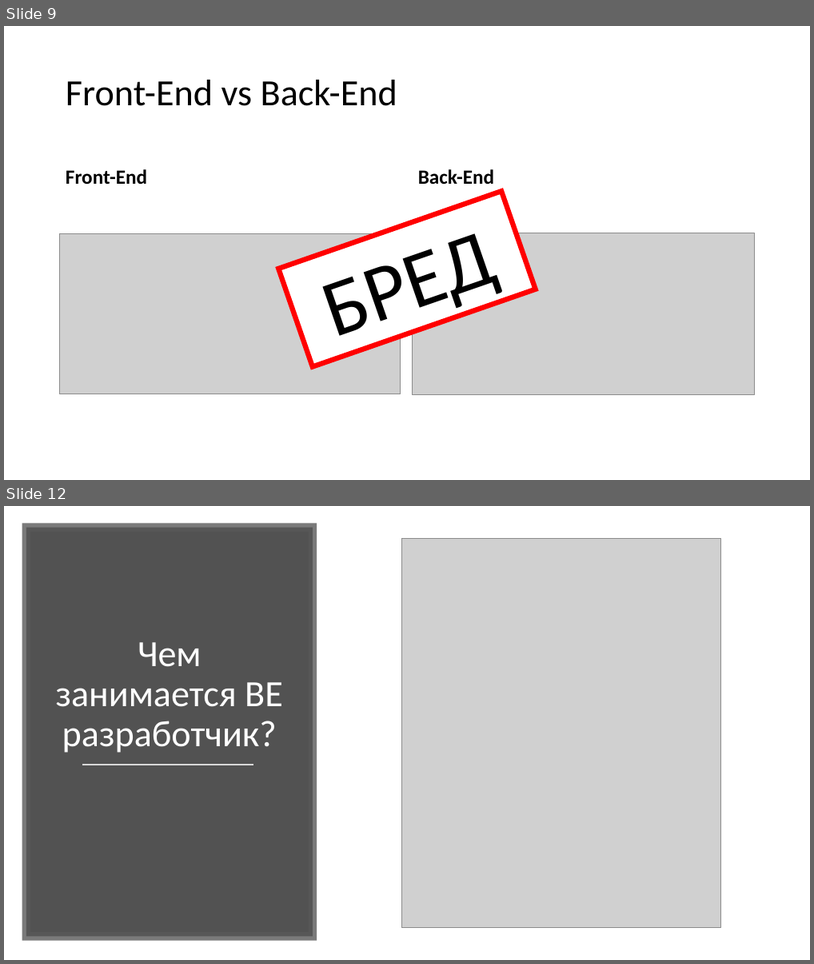
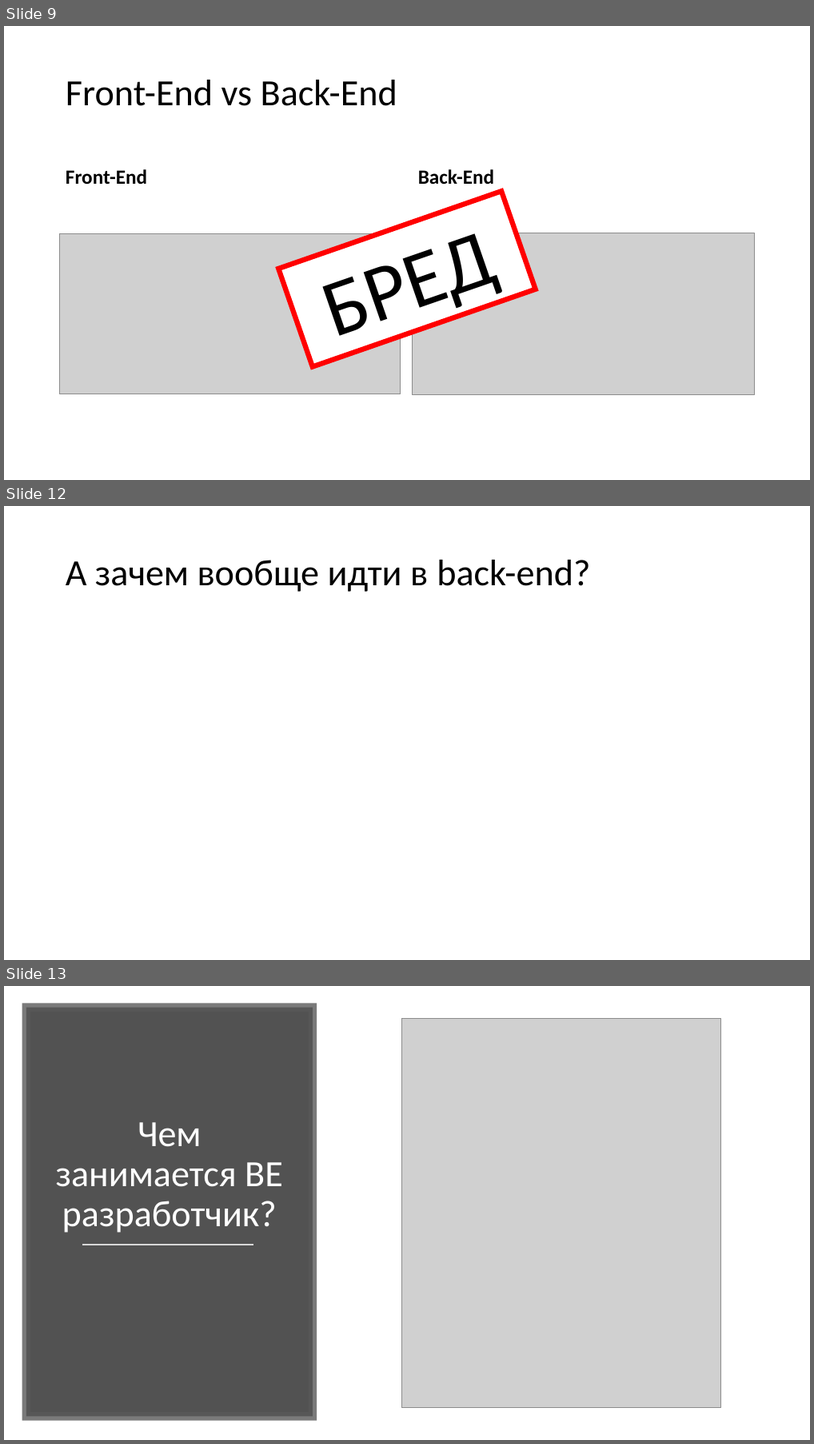
Before and after one commit to kugushev/presentations, a slide deck: Presentation.pptx. Shown one above the other, each under a label of ours: slides 9 and 12 before the commit, slides 9, 12 and 13 after it; the slides between them are not shown. The pictures are 814x964 and 814x1444 pixels, drawn with LibreOffice and Linux fonts; fonts in the diff are those of the drawing; grey boxes stand for pictures. Boxes give left, top, right and bottom in pixels: in the first picture for what was removed or moved away, otherwise in the second. Text is boxed around its words. In the diff, an @@ line names an element or a change of style, - is before the commit and + after.

```diff
--- a/Presentation.pptx
+++ b/Presentation.pptx
@@ slide 12 added at [4, 506, 810, 960], background #FFFFFF @@
@@ title added at [66, 560, 590, 592], 44 pt, text #000000 @@
+А зачем вообще идти в back-end?
@@ what was slide 12 is now slide 13 @@
```
Also in this commit, not shown: 10 slides changed.
